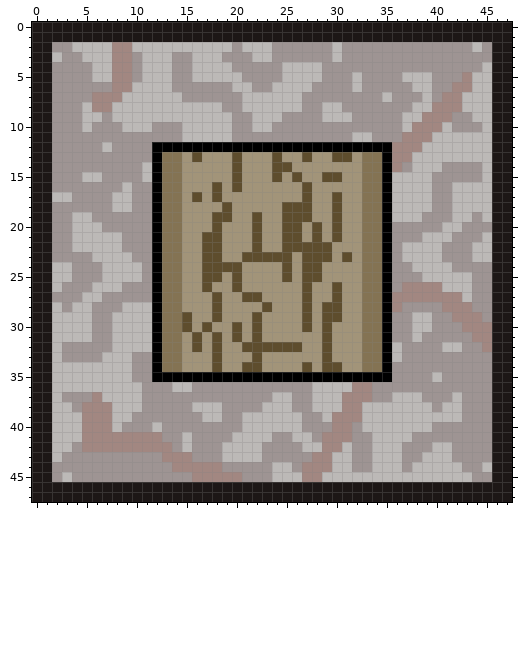
A pixel-art sprite gets an edit: pisos_pared/punto.png. That is the earlier state.
The file is 48x48 pixels. Colours within 5 levels of each other are drawn and written as one.
And afterwards:
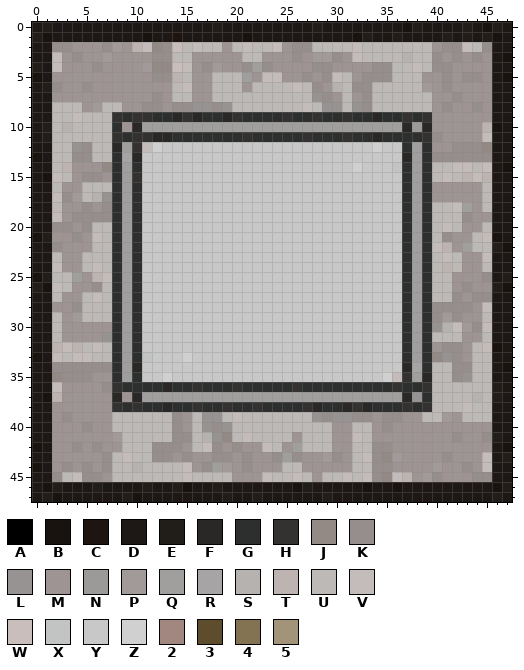
Palette (. is transparent): A #000000  B #18130f  C #1e1510  D #1d1716  E #211d19  F #292826  G #2d2e2e  H #333230  J #938a86  K #968e8c  L #969392  M #9e9493  N #9b9a98  P #a19a98  Q #a09f9e  R #a6a4a4  S #b6b2af  T #bdb4b1  U #bcb9b7  V #c3bcba  W #c9bebb  X #c2c3c3  Y #c8c8c8  Z #d0d0d0  2 #a28781  3 #5e4d2d  4 #847353  5 #a29479
What changed:
Changed rows in their new state; - is an unchanged pixel.
first column x 0:
 0 -E----------------E---------E--------BE----E-BE-
 1 EB---------B--C------B----------BE--E----E-E-EB-
 2 --KKMMMKPMTVJKW-V--MUV--V-KKUU-UVUUUUUUU-KKV-K--
 3 --V-KMMPMM-MKKUUMMM--U-M--K-PPK-VUUUUSUUK-K-K--B
 4 E-V---KMMM-PJJWVMKPM-KQK-MMMKK----KKUUVUKK---M--
 5 B-----MMMM-MKKTUMM---Q-VVMMKMKVUMKKKU--M-K-KKM-B
 6 -EK--K--MMMMMMUV--UU-MUU--V-K-SUKKUUUU-P-KMMMM--
 7 ------MMMMMMKM-U--UUU------ULK-U-KU-UUU--MKMMM--
 8 --UUUMPU-MMKKMKKLLKLU------VULLULKUUUU--MKMMKM--
 9 --UUV--UHGHHGGFHFGGFHGGGGHGGHGGHGGFGGHGHMM--MM--
10 -EUSU-UUGMFQQQQQQQQQQQQQQQQQQQQQQQQQQFNFMM---TB-
11 -EUUUUUUHGHHFFGGGGGGGHGGGGGHGGGHGGFGGGGHKMMMMV--
12 --UULKU-FQHVZYYYYYYYYYYYYYYYYYYYYYZYYGQGMMKKKJ--
13 B-UUKKUUGRFYYYYYYYYYYYYYYYYYYYYYYYYYYFQGKKKKKK--
14 --UT---JGQGYYYYYYYYYYYYYYYYYYYYYZYYYXGQG-UVVUV-B
15 -BVU-KK-GQHYYYYYYYYYYYYYYYYYYYYYYYYYYGQGUVUTVT--
16 --U--UUUGQGYYYYYYYYYYYYYYYYYYYYYYYYYYGQG--MMM---
17 --VKPUSLGQGYYYYYYYYYYYYYYYYYYYYYYYYYYGQG--MMM---
18 --U--K-KGQGYYYYYYYYYYYYYYYYYYYYYYYYYYGQGUUVQM---
19 --V-KKKKGQGYYYYYYYYYYYYYYYYYYYYYYYYYYGQGUU-K-M--
20 --KKMK-UGQGYYYYYYYYYYYYYYYYYYYYYYYYYYGQGUV---U--
21 BE--KMV-GQGYYYYYYYYYYYYYYYYYYYYYYYYYYGQG-K--UVB-
22 --K-MM--GQGYYYYYYYYYYYYYYYYYYYYYYYYYYGQGVT-Q--EB
23 --U--U--GQGYYYYYYYYYYYYYYYYYYYYYYYYYYGQG-VU-MV--
24 --VM-UV-GQGYYYYYYYYYYYYYYYYYYYYYYYYYYGQG-TU--U--
25 BE--Q-TVGQGYYYYYYYYYYYYYYYYYYYYYYYYYYGQG--MM-K-E
26 EBVU--K-GQGYYYYYYYYYYYYYYYYYYYYYYYYYYGQGU-MK--EB
27 --U---VUGQGYYYYYYYYYYYYYYYYYYYYYYYYYYGQGUUKMKK--
28 --M-K-UUGQGYYYYYYYYYYYYYYYYYYYYYYYYYYGQGKKKK-V--
29 ---MP-UUGQGYYYYYYYYYYYYYYYYYYYYYYYYYYGQGKPKMMU--
30 ---MMM--GQGYYYYYYYYYYYYYYYYYYYYYYYYYYGQGLSVPKV--
31 ---MMM-LGQGYYYYYYYYYYYYYYYYYYYYYYYYYYGQGUUU-MU--
32 --TVTUVUGQGYYYYYYYYYYYYYYYYYYYYYYYYYYGQG-KK-UVB-
33 B-VUVVU-GQGXYYYZYYYYYYYYYYYYYYYYYYYYYGQGJLK-UU--
34 --KKKKKKGQFYYYYYYYYYYYYYYYYYYYYYYYYYYFRGUUKKUU-B
35 --JKKKMMGQGYYZYYYYYYYYYYYYYYYYYYYYYZVHQF-UKLUU--
36 --VMMMMKHGGGGFGGHGGGHGGGGGHGGGGGGGGGHGGHUUUUUUE-
37 -BT---MMFMFQQQQQQQQQQQQQQQQQQQQQQQQQQFLGUU-USUE-
38 --MM-MMMHGHGGFGGHGGHGGHGGGGHFGGFHFGGGHGHU--VUU--
39 --MKMMMM--UUUUK-ULLUV------ULKLLKKMKKMM--PMUUU--
40 --MMMKMM-UUU-UK-ULKLU------UUUMMU-MKMMMM--------
41 --MMMMMMPUUUUUKKUSLJ-V--UUM-UUMMVUMMMM----K--KE-
42 B-MMKMKMMUUUKKKMUVKMKMMVU-Q--UMMUUKKM---MM-----B
43 --M----KUVUUKKMK--KKMKM-KQK-MPKMUVKJP--MMK---V-E
44 B--K-K-KUUSUUUUVMKQP-K--M-UMMMMMUUKKM-MMPMMK-V--
45 --K-VKK-UUUUUUUVUUUUM--V--VUM--V-VKJVTMPKMMMKK--
46 -BE---E----E--EB--E-------BE-----B--B---------BE
47 -EB------EB--------E--E------E----------------E-
